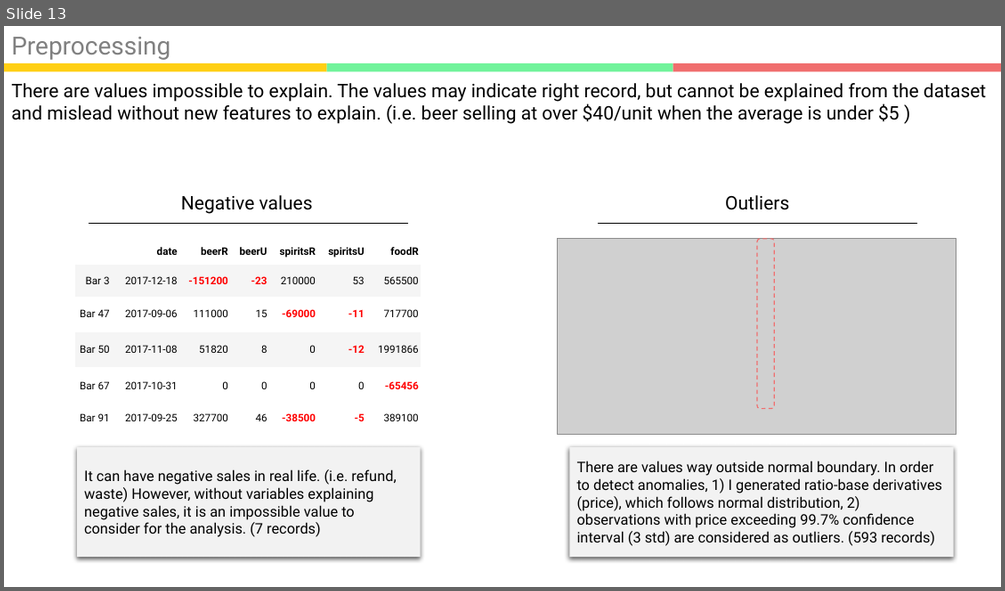
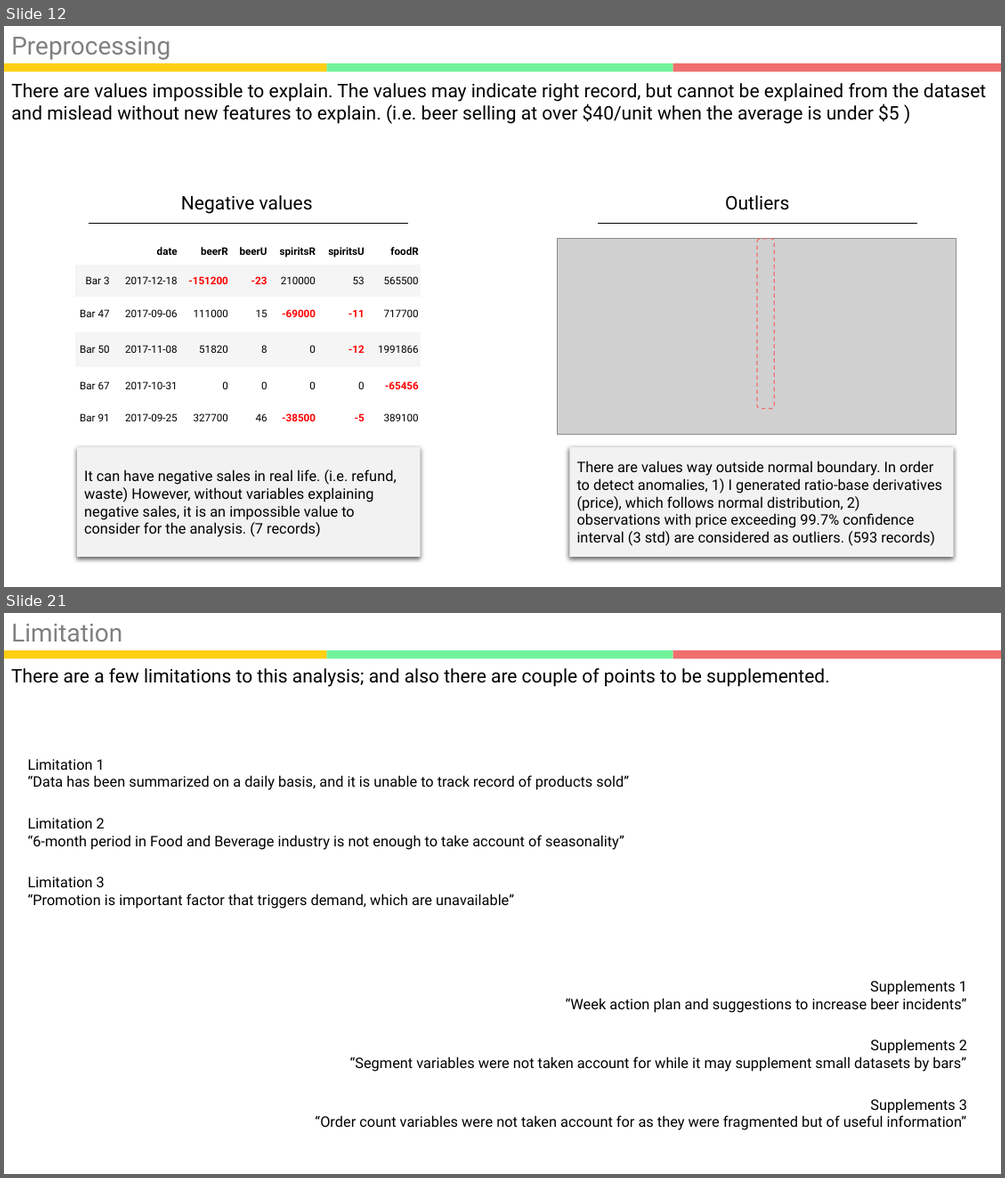
Before and after one commit to kookoowaa/Projects, a slide deck: WB project/Analysis Report.pptx. Shown one above the other, each under a label of ours: slide 13 before the commit, slides 12 and 21 after it; the slides between them are not shown. The pictures are 1005x591 and 1005x1178 pixels, drawn with LibreOffice and Linux fonts; fonts in the diff are those of the drawing; grey boxes stand for pictures. Boxes give left, top, right and bottom in pixels: in the first picture for what was removed or moved away, otherwise in the second. Text is boxed around its words. In the diff, an @@ line names an element or a change of style, - is before the commit and + after.

```diff
--- a/WB project/Analysis Report.pptx
+++ b/WB project/Analysis Report.pptx
@@ slide 21 added at [4, 613, 1001, 1174], background #FFFFFF; not listed: 3 template elements that a slide beside it also shows @@
@@ text added at [11, 624, 122, 641], 24 pt, text #808080 @@
+Limitation
@@ text added at [11, 668, 830, 687], 18 pt, text #000000 @@
+There are a few limitations to this analysis; and also there are couple of points to be supplemented.
@@ text added at [28, 759, 629, 790], 14 pt, text #000000 @@
+Limitation 1
+“Data has been summarized on a daily basis, and it is unable to track record of products sold”
@@ text added at [28, 818, 624, 850], 14 pt, text #000000 @@
+Limitation 2
+“6-month period in Food and Beverage industry is not enough to take account of seasonality”
@@ text added at [28, 876, 514, 908], 14 pt, text #000000 @@
+Limitation 3
+“Promotion is important factor that triggers demand, which are unavailable”
@@ text added at [566, 980, 967, 1013], 14 pt, text #000000 @@
+Supplements 1
+“Week action plan and suggestions to increase beer incidents”
@@ text added at [350, 1038, 967, 1071], 14 pt, text #000000 @@
+Supplements 2
+“Segment variables were not taken account for while it may supplement small datasets by bars”
@@ text added at [315, 1098, 967, 1130], 14 pt, text #000000 @@
+Supplements 3
+“Order count variables were not taken account for as they were fragmented but of useful information”
@@ what was slide 13 is now slide 12 @@
```
Also in this commit, not shown: 9 slides changed, 5 other slides added, 6 slides removed, 6 other files.
